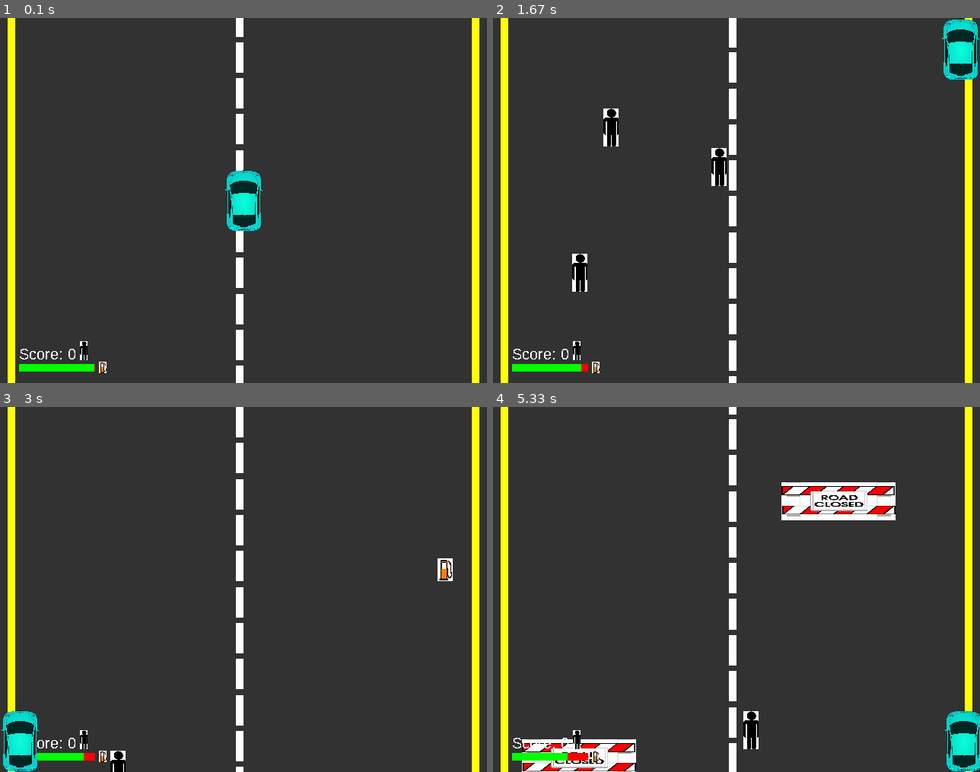
Above: before the commit, frames 1-4 (two rows, left to right).
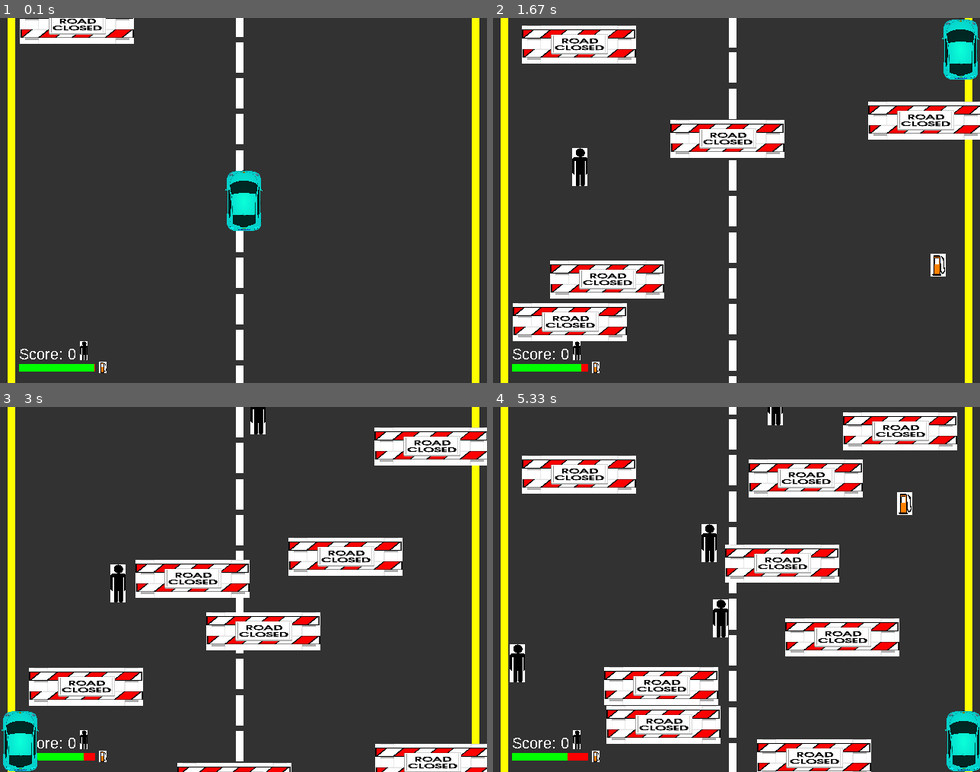
Above: after the commit, the same moments.

Repository: sd18spring/InteractiveProgramming
Game: pygame game, started from game.py
Same seed, same stepped clock (60 frames per second), same inputs: the game is played once before the commit and once after it.
Inputs:
- Up to frame 1 (0.1 s): no input
- Up to frame 2 (1.67 s): hold Right 0.33-0.8 s; hold Up 0.83-1.13 s; hold Right 1.17-1.63 s
- Up to frame 3 (3 s): hold Left 1.67-2.2 s; hold Down 2.23-2.53 s; hold Left 2.57-2.97 s
- Up to frame 4 (5.33 s): hold Up 3-3.37 s; hold Right 3.4-4.03 s; hold Down 4.07-4.43 s; hold Left 4.47-4.93 s; hold Right from 4.97 s (still down)

The runs differ from the first frame. In frame 1, 1.6% of the frame differs, in the area x 4-28%, y 0-8%; in frame 2, 13%; in frame 3, 15%; in frame 4, 23%, in the area x 3-96%, y 0-100%.

Commit message:
trying to detect collisions

Diff:
--- a/game.py
+++ b/game.py
@@ -12,13 +12,14 @@
     def __init__(self):
 
         self.player = Player(295, 200)
+        self.player_group = pygame.sprite.Group()
 
         self.pedestrians = pygame.sprite.Group()
         self.gastanks = pygame.sprite.Group()
         self.obstacles = pygame.sprite.Group()
         self.all_objs = pygame.sprite.Group()
+
         self.rd_lines = pygame.sprite.Group()
-
         for i in numpy.linspace(0, 520, 12):
             line = RoadLines(i)
             line.add(self.rd_lines)
@@ -44,14 +45,19 @@
             if line.y>520:
                 line.y = 0
         self.add_obj()
+        self.detect_collisions()
 
     def add_obj(self):
         """Randomly adds objects for the player to interact with"""
-        obj_index = random.randint(1,4000)
+        obj_index = random.randint(1,2000)
         if self.player.gas_level < 20:
-            if obj_index>3990:
+            if obj_index>1990:
                 gas = Gastank(random.randint(20,600))
-                gas.add(self.gastanks)
+                if pygame.sprite.spritecollideany(gas, self.all_objs):
+                    gas.kill()
+                else:
+                    gas.add(self.all_objs)
+                    gas.add(self.gastanks)
 
         if obj_index == 1:
             gas = Gastank(random.randint(20,600))
@@ -69,7 +75,7 @@
                 ped.add(self.all_objs)
                 ped.add(self.pedestrians)
 
-        if obj_index > 10 and obj_index < 20:
+        if obj_index > 8 and obj_index < 20:
             obst = Obstacle(random.randint(20,520))
             if pygame.sprite.spritecollideany(obst, self.all_objs):
                 obst.kill()
@@ -77,6 +83,12 @@
                 obst.add(self.all_objs)
                 obst.add(self.obstacles)
 
+    def detect_collisions(self):
+        """detect collisions between player and objs"""
+
+        objs=pygame.sprite.groupcollide(self.player_group, self.all_objs, False, True)
+        if objs:
+            objs[self.player].kill()
 
 
 class RoadLines(pygame.sprite.Sprite):
@@ -100,6 +112,9 @@
 
     def update(self):
         self.y += .25
+        self.rect.x = self.x
+        self.rect.y = self.y
+        print(self.rect, self.rect.x, self.rect.y)
 
 class Gastank(EnvironmentObject):
     """describing type of EnvironmentObject"""
@@ -107,7 +122,6 @@
         super().__init__(x)
         self.rect = pygame.Rect(self.x, self.y, 20, 30)
         self.image = pygame.image.load('gas.png')
-        self.hud_image = pygame.transform.scale(self.image, (10,15))
         self.image = pygame.transform.scale(self.image, (20,30))
 
 class Pedestrian(EnvironmentObject):
@@ -129,6 +143,7 @@
 class Player(pygame.sprite.Sprite):
     """user controlled player"""
     def __init__(self, x_pos, y_pos):
+        super().__init__()
         self.x = x_pos
         self.y = y_pos
         self.gas_level = 100
@@ -163,6 +178,10 @@
         if self.gas_level < 0:
             self.alive = False
 
+
+        self.rect.y = self.y
+        self.rect.x = self.x
+        print(self.rect.x, self.rect.y)
 
 
 class View():
@@ -220,7 +239,7 @@
 
         pygame.display.update()
 
-class Controllers(object):
+class Controller(object):
     """keyboard controls"""
     def __init__(self, model):
         self.model = model
@@ -261,7 +280,7 @@
 
     model = Model()
     view = View(model)
-    controller = Controllers(model)
+    controller = Controller(model)
 
     running = True
     while running:
